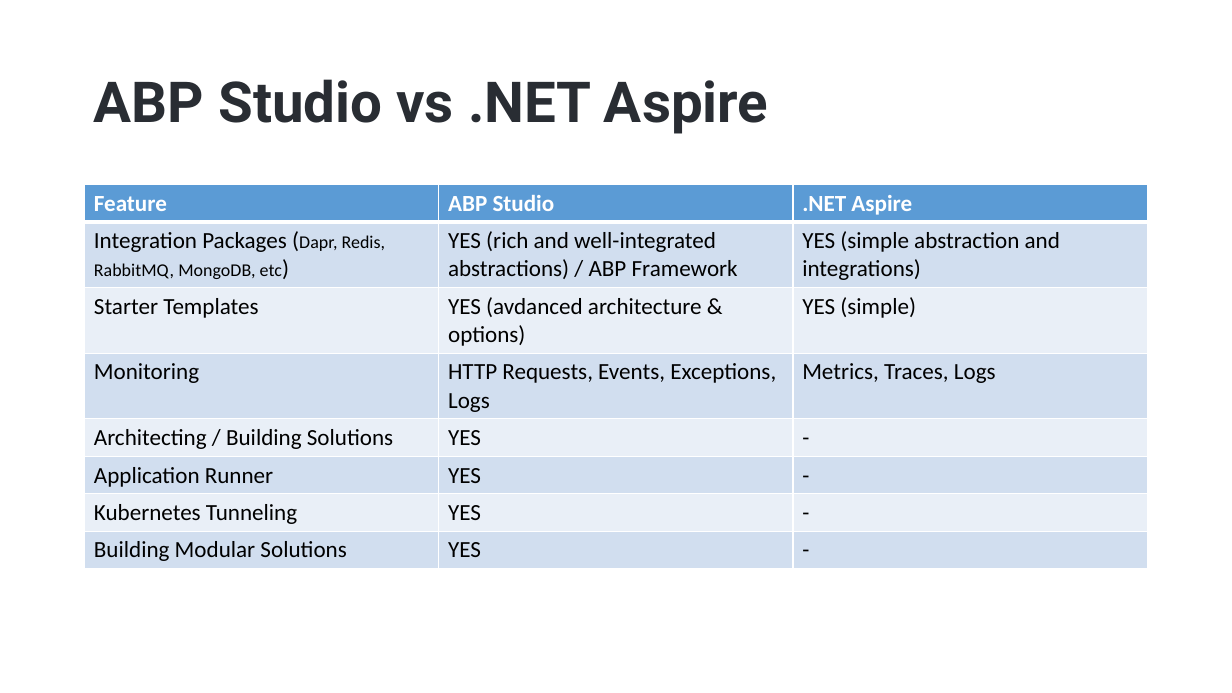
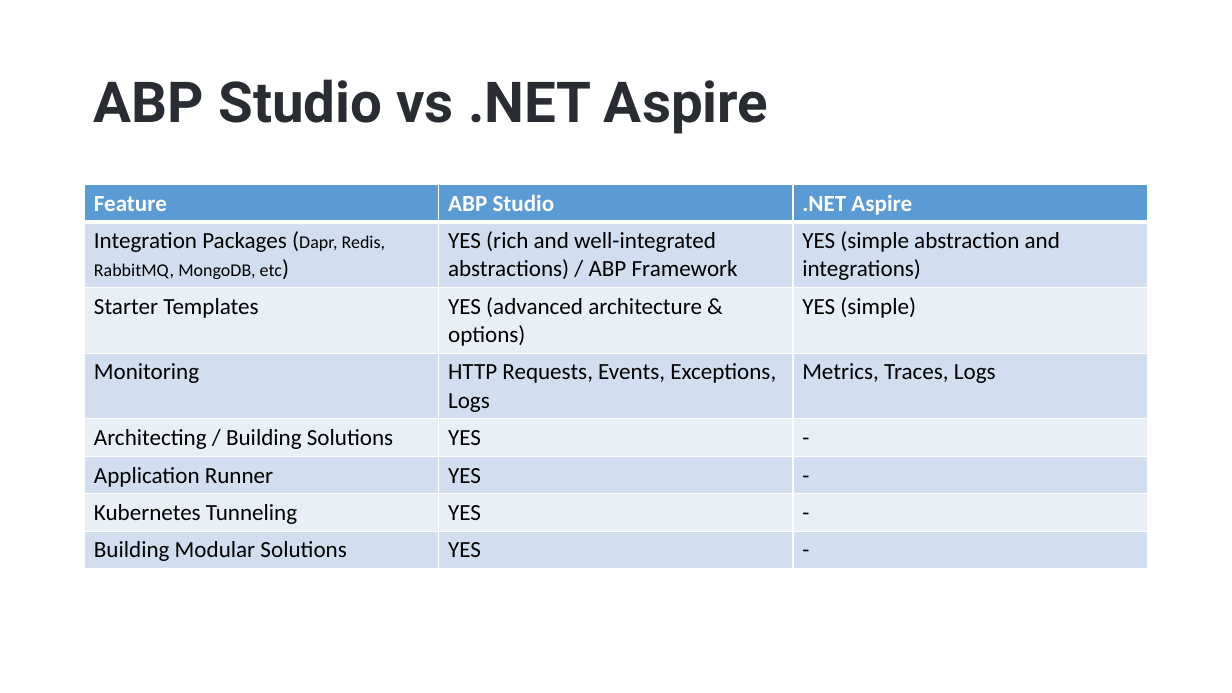
Before and after one commit to hikalkan/presentations, a slide deck: slide 10 of 2024-08-15 ABP Community Talks 2024.4/ABP Studio - The Missing Tool for Dotnet Developers.pptx. Drawn at 1232x693 pixels with LibreOffice and Linux fonts; fonts in the diff are those of the drawing; background and template pictures are left out. Boxes give left, top, right and bottom in pixels: in the first picture for what was removed or moved away, otherwise in the second. Text is boxed around its words. In the diff, an @@ line names an element or a change of style, - is before the commit and + after.

```diff
--- a/2024-08-15 ABP Community Talks 2024.4/ABP Studio - The Missing Tool for Dotnet Developers.pptx
+++ b/2024-08-15 ABP Community Talks 2024.4/ABP Studio - The Missing Tool for Dotnet Developers.pptx
@@ table at (x1=85, y1=185, x2=1147, y2=567) @@
-row 3, column 2: YES (avdanced architecture & options)
+row 3, column 2: YES (advanced architecture & options)
```
Also in this commit, not shown: 2 other slides changed.
